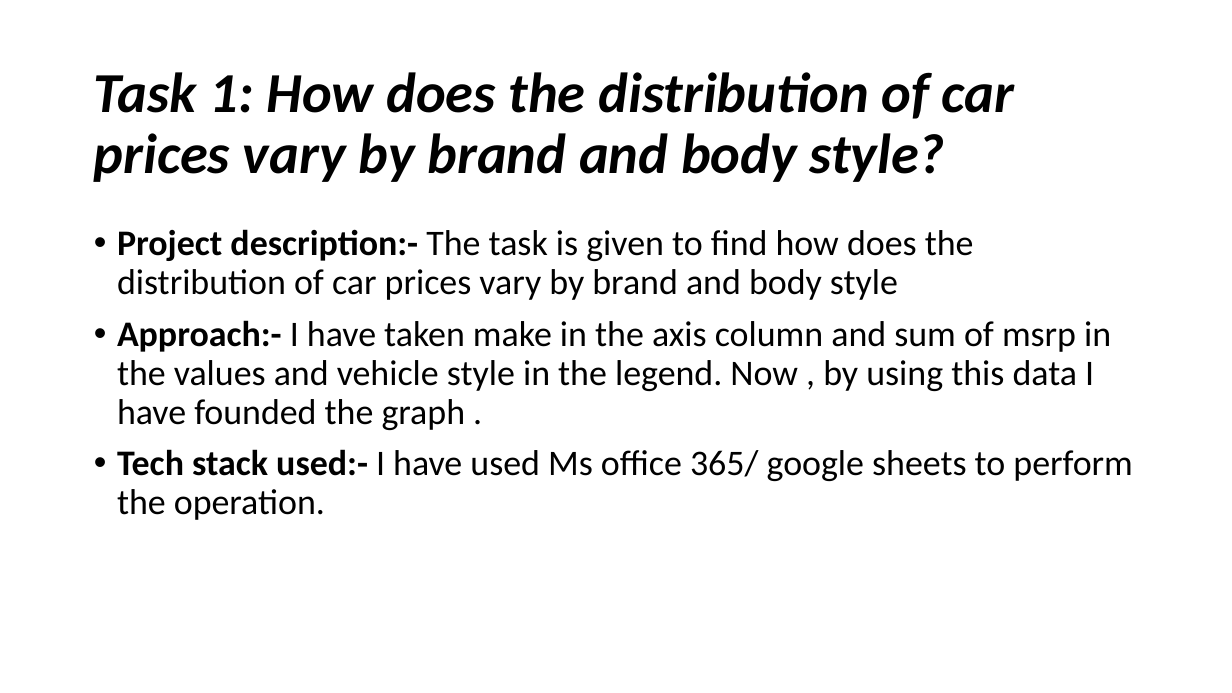
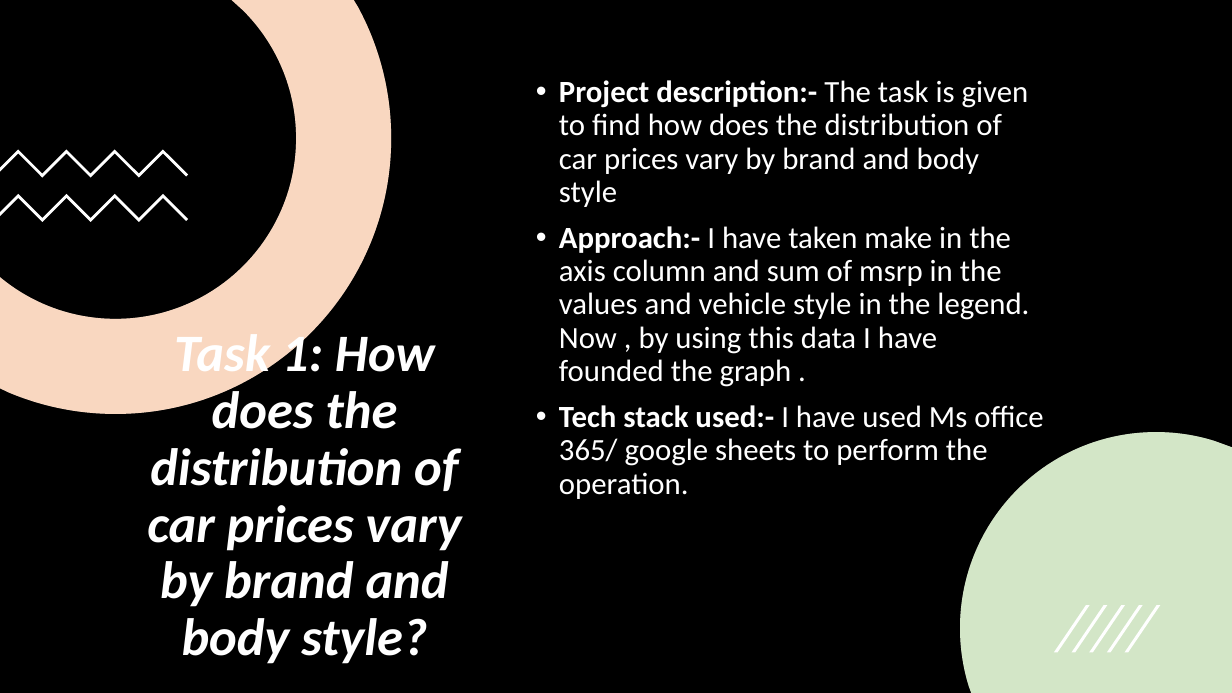
Before and after one commit to Athreya27/Athreya-, a slide deck: slide 19 of Impact of Car Features.pptx (slide 18 before the commit). Drawn at 1232x693 pixels with LibreOffice and Linux fonts; fonts in the diff are those of the drawing. Boxes give left, top, right and bottom in pixels: in the first picture for what was removed or moved away, otherwise in the second. Text is boxed around its words. In the diff, an @@ line names an element or a change of style, - is before the commit and + after.

```diff
--- a/Impact of Car Features.pptx
+++ b/Impact of Car Features.pptx
@@ rectangle added at [0,0,1232,693], fill #000000 @@
@@ freeform shape added at [0,0,391,414], fill #FFFFFF @@
@@ freeform shape added at [0,0,391,414], fill #ED7D31 at 30% opacity @@
@@ text "Project description:- The task is ...": place and size @@
-text "Project description:- The task is ..." at [117,229,1132,520]
+text "Project description:- The task is ..." at [559,80,1043,499]
@@ text "Project description:- The task is ..." at [559,80,1043,499]: size 28 to 24 pt, text colour #000000 to #FFFFFF @@
@@ freeform shape added at [0,150,189,177], fill #FFFFFF @@
@@ freeform shape added at [0,194,189,222], fill #FFFFFF @@
@@ title "Task 1: How does the ...": place and size @@
-title "Task 1: How does the ..." at [94,72,1014,182]
+title "Task 1: How does the ..." at [147,327,462,664]
@@ title "Task 1: How does the ..." at [147,327,462,664]: size 44 to 41 pt, text colour #000000 to #FFFFFF; alignment left to centre @@
@@ freeform shape added at [960,433,1232,693], fill #FFFFFF @@
@@ freeform shape added at [960,433,1232,693], fill #70AD47 at 30% opacity @@
@@ group added at [1054,605,1161,653]: 5 freeform shapes @@
```
Also in this commit, not shown: 29 other slides changed, 10 slides added, 5 slides removed.
